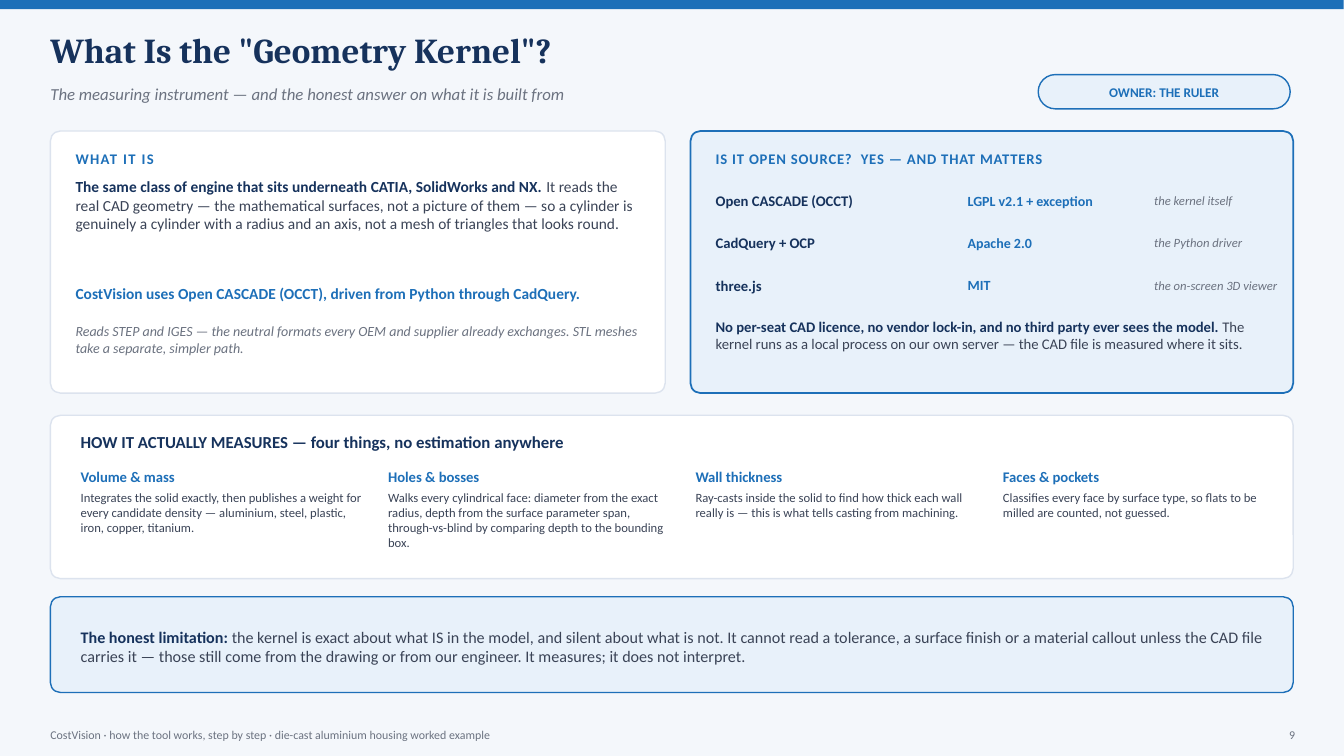
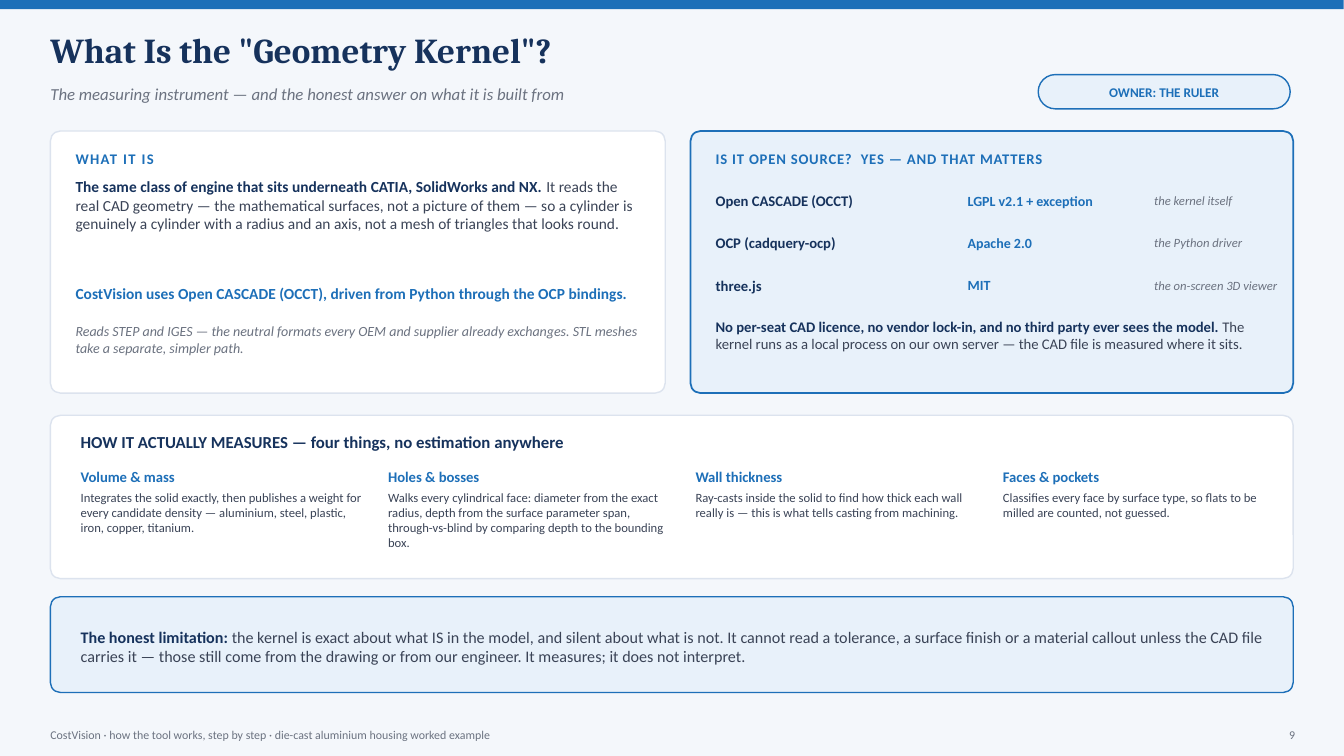
Before and after one commit to bhosaleavinash546/leamington-marathi, a slide deck: slide 9 of CostVision-Workflow-Explained.pptx. Drawn at 1344x756 pixels with LibreOffice and Linux fonts; fonts in the diff are those of the drawing. Boxes give left, top, right and bottom in pixels: in the first picture for what was removed or moved away, otherwise in the second. Text is boxed around its words. In the diff, an @@ line names an element or a change of style, - is before the commit and + after.

```diff
--- a/CostVision-Workflow-Explained.pptx
+++ b/CostVision-Workflow-Explained.pptx
@@ text at box(716, 237, 835, 251): text changed @@
-CadQuery + OCP
+OCP (cadquery-ocp)
@@ text at box(76, 287, 627, 302): text changed @@
-CostVision uses Open CASCADE (OCCT), driven from Python through CadQuery.
+CostVision uses Open CASCADE (OCCT), driven from Python through the OCP bindings.
```
Also in this commit, not shown: 1 other slide changed, 1 other file.
